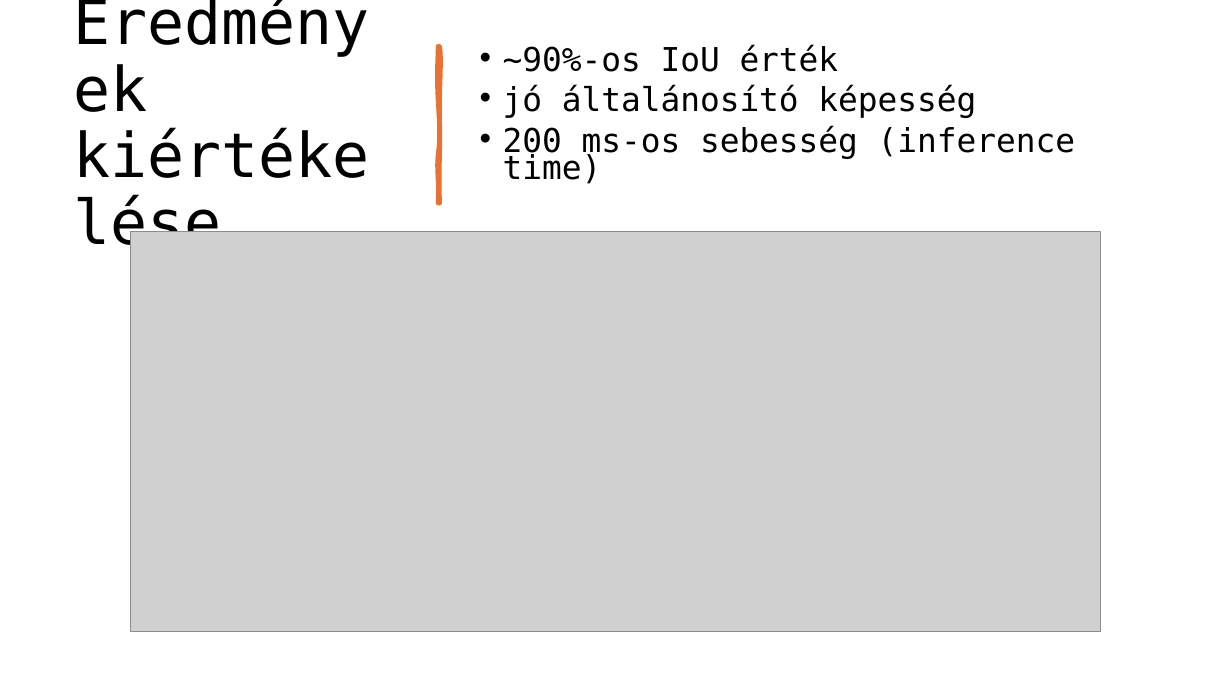
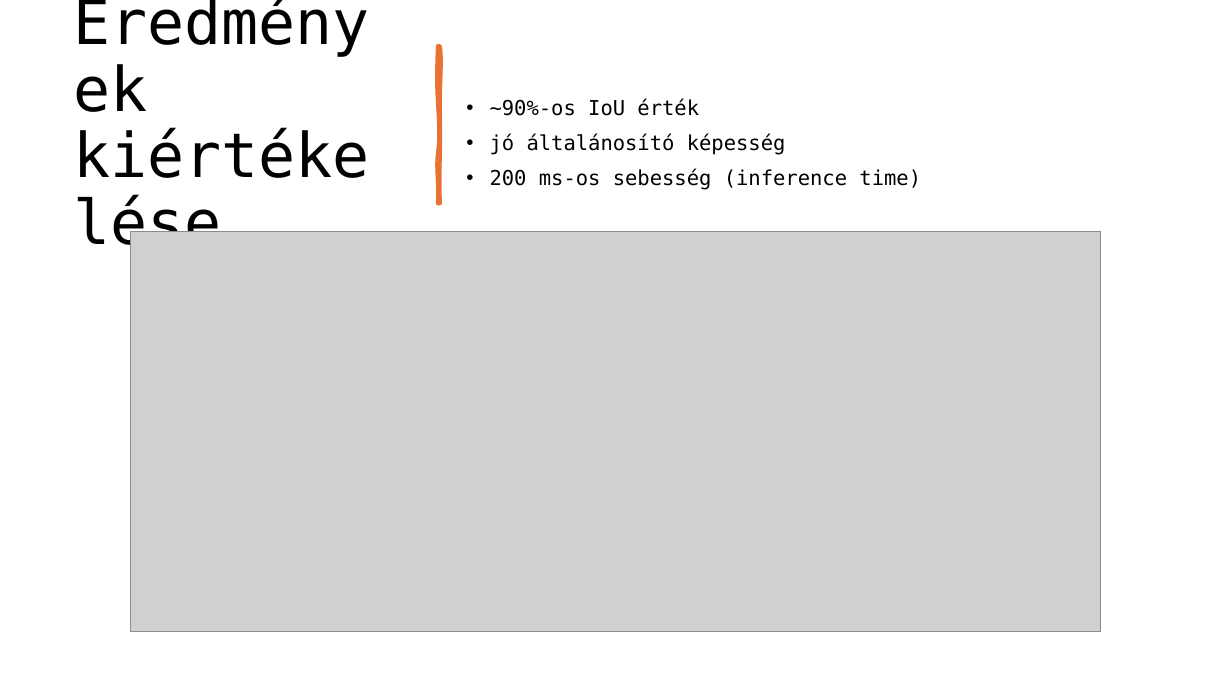
Before and after one commit to istex9/ctr-alt-segmentAnything, a slide deck: slide 6 of Ctrl-Alt-SegmentAnything_prezentacio.pptx. Drawn at 1232x693 pixels with LibreOffice and Linux fonts; fonts in the diff are those of the drawing; grey boxes stand for pictures. Boxes give left, top, right and bottom in pixels: in the first picture for what was removed or moved away, otherwise in the second. Text is boxed around its words. In the diff, an @@ line names an element or a change of style, - is before the commit and + after.

```diff
--- a/Ctrl-Alt-SegmentAnything_prezentacio.pptx
+++ b/Ctrl-Alt-SegmentAnything_prezentacio.pptx
@@ text "~90%-os IoU érték": place and size @@
-text "~90%-os IoU érték" at (503,44,1075,184)
+text "~90%-os IoU érték" at (490,98,921,190)
@@ text "~90%-os IoU érték" at (490,98,921,190): size 25.6 to 16 pt; line spacing 0.7 to 0.9 @@
```
Also in this commit, not shown: 4 other slides changed.
